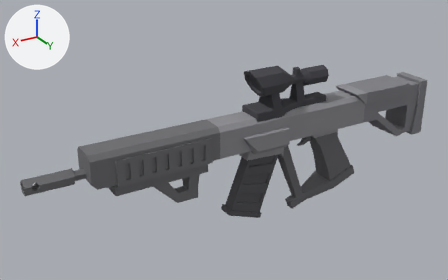
A saved change to the glTF model raw/kit39/fusil_6/fusil_6_ensamblada.glb.
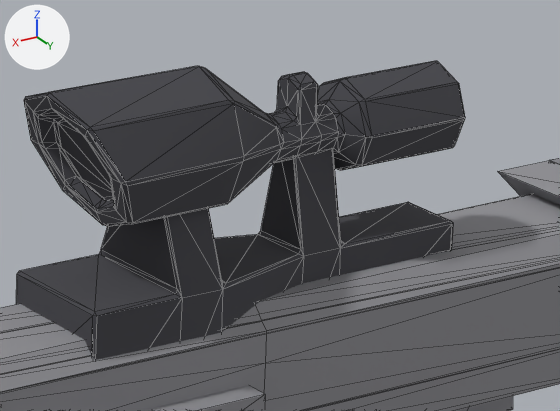
Old and new are each drawn whole from a camera (50 mm lens) standing at (0.792, 1.187, 0.842) and looking at (0.054, -0.043, 0.227) and again close up on the part from 53% to 77% of the width and 19% to 47% of the height. Every picture has the same lights, and +X, +Y and +Z are marked at upper left. The first two pictures are the older version. The close-ups show mesh edges as thin lines. Vertices at exactly the same position are counted once.

Names of what the first close-up shows: 'cuerpo', 'mira'.
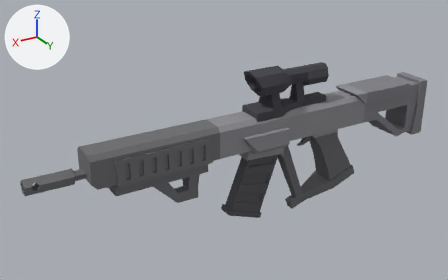
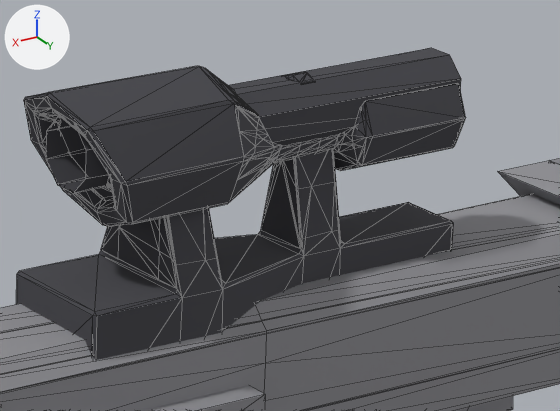
Boxes [x1, y1, x2, y2] around the edits, measured in the close-ups (560 x 411 px):
'mira', reshaped, moved: before [16, 61, 465, 360]; after [16, 48, 466, 360]
part 1 of me_mira, rebuilt (8% taller): before [24, 61, 465, 227]; after [24, 48, 466, 227]
part 2 of me_mira, rebuilt: [16, 150, 454, 360] in both
part 3 of me_mira, added: after [284, 72, 313, 82]

Patch to the scene script:
```diff
--- a/raw/kit39/fusil_6/fusil_6_ensamblada.glb.py
+++ b/raw/kit39/fusil_6/fusil_6_ensamblada.glb.py
@@ me_mira @@
 # used by ob_mira; location = (-0.1031, -0.0001, 0.2527)
-me_mira.from_pydata(...)  # 378 vertices, 748 faces; spans x -0.116..0.116, y -0.039..0.039, z 0.0..0.159
+me_mira.from_pydata(...)  # 1024 vertices, 1740 faces; spans x -0.116..0.116, y -0.039..0.039, z -0.046..0.113
+# me_mira part 1: the loose piece of 290 vertices spanning x -0.115..0.116, y -0.039..0.039, z 0.088..0.159 is rebuilt with 674 vertices and now spans x -0.115..0.116, y -0.039..0.039, z 0.042..0.113
+# me_mira part 2: the loose piece of 88 vertices spanning x -0.116..0.11, y -0.034..0.035, z 0.0..0.114 is rebuilt with 300 vertices and now spans x -0.116..0.11, y -0.034..0.035, z -0.046..0.067
+# me_mira part 3: a new loose piece of 28 vertices spanning x -0.034..-0.022, y -0.006..0.006, z 0.098..0.1, in mat_mat_mira (dark grey #45454b)
+# other edits to the shape of me_mira do not show in these pictures
 me_mira.materials.append(mat_mat_mira)
@@ ob_mira @@
 ob_mira = bpy.data.objects.new('mira', me_mira)
-ob_mira.location = (-0.1031, -0.0001, 0.2527)
+ob_mira.location = (-0.1031, -0.0001, 0.2992)
```
